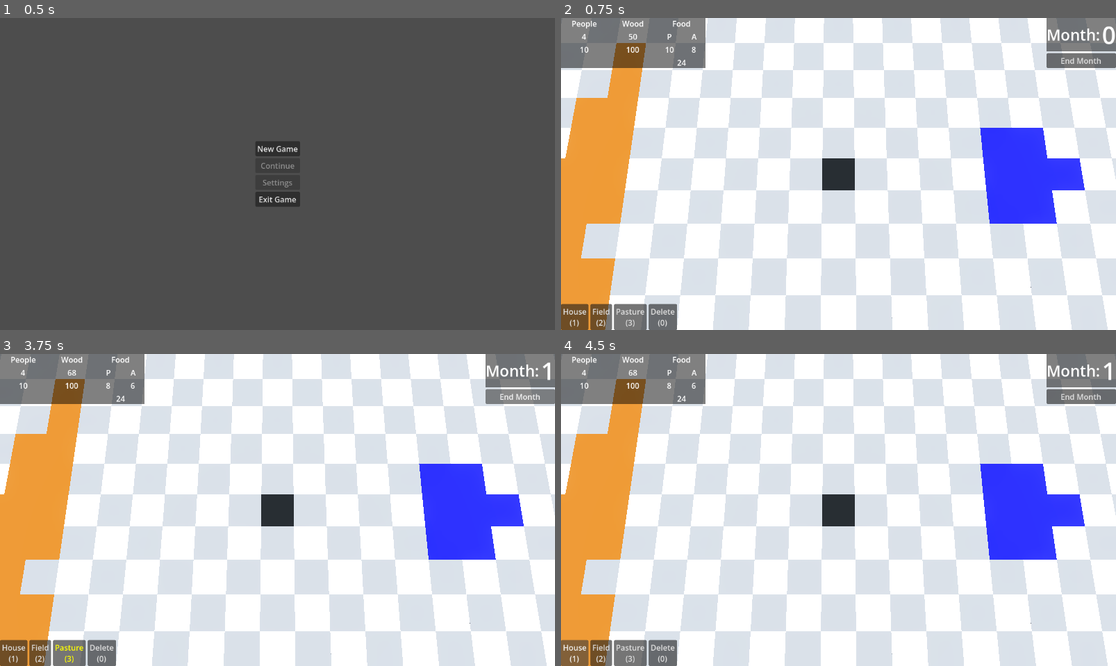
Above: before the commit, frames 1-4 (two rows, left to right).
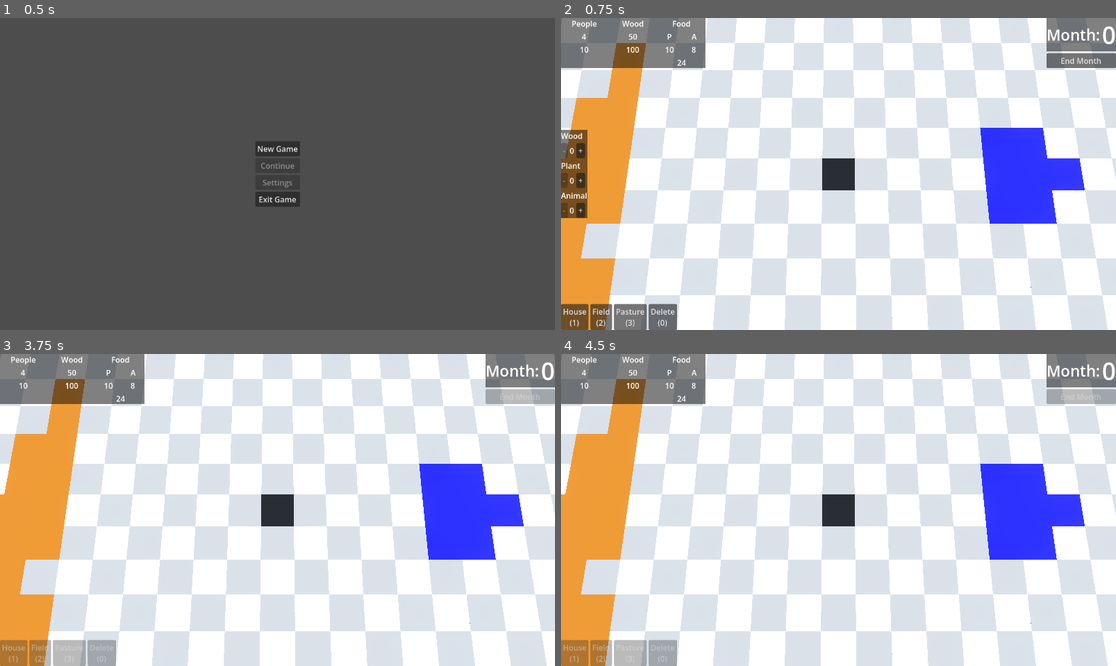
Above: after the commit, the same moments.

Repository: KaschaArtem/Hamlet
Game: Godot game, scene res://scenes/active_scenes/main_menu.tscn
The game is run twice, just before and just after one commit, with the same random seed, the same clock (stepped at 60 frames per second) and the same inputs.
Inputs (mouse positions are in pixels of both pictures, inside the frame that each line leads up to):
- Up to frame 1 (0.5 s): no input
- Up to frame 2 (0.75 s): click "New Game" at 0.5 s
- Up to frame 3 (3.75 s): click "House (1)" at 1.25 s; click "Field (2)" at 2 s; click "Pasture (3)" at 2.75 s; click "End Month" at 3.5 s
- Up to frame 4 (4.5 s): click (572, 653) at 4.25 s, where only the run before the commit has a clickable "House (1)"

Frame 1 is identical in both runs. In frame 2, 1.3% of the frame differs, in the area x 0-5%, y 35-65%; in frame 3, 2.3%, in the area x 0-100%, y 2-100%; in frame 4, 2.3%.

Commit message:
added people control

Diff:
--- a/scenes/active_scenes/game.tscn
+++ b/scenes/active_scenes/game.tscn
@@ -10,9 +10,11 @@
 [ext_resource type="PackedScene" uid="uid://d1p02ukg7kcfy" path="res://scenes/game_scenes/objects/pasture.tscn" id="5_g754w"]
 [ext_resource type="PackedScene" uid="uid://dlure545d2ipp" path="res://scenes/game_scenes/objects/tree.tscn" id="8_inwm1"]
 [ext_resource type="PackedScene" uid="uid://bktngcc427rq0" path="res://scenes/game_scenes/objects/water.tscn" id="9_cq3oe"]
+[ext_resource type="Script" uid="uid://m10xkivh4hxe" path="res://scripts/game/timer.gd" id="11_qektj"]
 [ext_resource type="PackedScene" uid="uid://dx75bnqqvdm21" path="res://scenes/game_scenes/user_interface/buildings_ui.tscn" id="12_7f75v"]
 [ext_resource type="PackedScene" uid="uid://duhr3mswrolme" path="res://scenes/game_scenes/user_interface/time_ui.tscn" id="13_0eppp"]
 [ext_resource type="PackedScene" uid="uid://cedvrgudrsxyh" path="res://scenes/game_scenes/user_interface/resources_ui.tscn" id="13_g6mbv"]
+[ext_resource type="PackedScene" uid="uid://da2k5a37xrgsc" path="res://scenes/game_scenes/user_interface/people_control_ui.tscn" id="14_0eppp"]
 
 [sub_resource type="ProceduralSkyMaterial" id="ProceduralSkyMaterial_ggqa2"]
 sky_horizon_color = Color(0.66224277, 0.6717428, 0.6867428, 1)
@@ -63,13 +65,21 @@
 fov = 60.0
 size = 0.06
 
+[node name="Timer" type="Node3D" parent="." unique_id=1136563278 node_paths=PackedStringArray("game")]
+script = ExtResource("11_qektj")
+game = NodePath("..")
+
 [node name="UserInterface" type="CanvasLayer" parent="." unique_id=902251080]
 script = SubResource("GDScript_7f75v")
 
-[node name="BuildingsUI" parent="UserInterface" unique_id=139825313 instance=ExtResource("12_7f75v")]
+[node name="BuildingsUI" parent="UserInterface" unique_id=139825313 node_paths=PackedStringArray("game") instance=ExtResource("12_7f75v")]
+game = NodePath("../..")
 
 [node name="ResourcesUI" parent="UserInterface" unique_id=988245277 node_paths=PackedStringArray("game") instance=ExtResource("13_g6mbv")]
 game = NodePath("../..")
 
 [node name="TimeUI" parent="UserInterface" unique_id=1607769773 node_paths=PackedStringArray("game") instance=ExtResource("13_0eppp")]
 game = NodePath("../..")
+
+[node name="PeopleControlUI" parent="UserInterface" unique_id=521716 node_paths=PackedStringArray("game") instance=ExtResource("14_0eppp")]
+game = NodePath("../..")
--- /dev/null
+++ b/scenes/game_scenes/user_interface/people_control_ui.tscn
@@ -0,0 +1,101 @@
+[gd_scene format=3 uid="uid://da2k5a37xrgsc"]
+
+[ext_resource type="Script" uid="uid://dsemmthx1ja5w" path="res://scripts/game/user_interface/people_control_ui.gd" id="1_d5b7o"]
+
+[node name="PeopleControlUI" type="Control" unique_id=521716 node_paths=PackedStringArray("less_wood", "current_wood", "more_wood", "less_plant", "current_plant", "more_plant", "less_animal", "current_animal", "more_animal")]
+layout_mode = 3
+anchors_preset = 4
+anchor_top = 0.5
+anchor_bottom = 0.5
+offset_top = -91.0
+offset_right = 55.0
+offset_bottom = 91.0
+grow_vertical = 2
+script = ExtResource("1_d5b7o")
+less_wood = NodePath("VBoxContainer/Wood/LessWood")
+current_wood = NodePath("VBoxContainer/Wood/CurrentWood")
+more_wood = NodePath("VBoxContainer/Wood/MoreWood")
+less_plant = NodePath("VBoxContainer/Plant/LessPlant")
+current_plant = NodePath("VBoxContainer/Plant/CurrentPlant")
+more_plant = NodePath("VBoxContainer/Plant/MorePlant")
+less_animal = NodePath("VBoxContainer/Animal/LessAnimal")
+current_animal = NodePath("VBoxContainer/Animal/CurrentAnimal")
+more_animal = NodePath("VBoxContainer/Animal/MoreAnimal")
+
+[node name="ColorRect" type="ColorRect" parent="." unique_id=840673913]
+layout_mode = 1
+anchors_preset = 15
+anchor_right = 1.0
+anchor_bottom = 1.0
+grow_horizontal = 2
+grow_vertical = 2
+color = Color(0, 0, 0, 0.49803922)
+
+[node name="VBoxContainer" type="VBoxContainer" parent="." unique_id=1528243772]
+layout_mode = 0
+offset_right = 40.0
+offset_bottom = 40.0
+
+[node name="WoodLabel" type="Label" parent="VBoxContainer" unique_id=447531767]
+layout_mode = 2
+text = "Wood"
+
+[node name="Wood" type="HBoxContainer" parent="VBoxContainer" unique_id=704783652]
+layout_mode = 2
+
+[node name="LessWood" type="Button" parent="VBoxContainer/Wood" unique_id=2077236582]
+layout_mode = 2
+text = "-"
+
+[node name="CurrentWood" type="Label" parent="VBoxContainer/Wood" unique_id=1338211324]
+layout_mode = 2
+text = "0"
+
+[node name="MoreWood" type="Button" parent="VBoxContainer/Wood" unique_id=1527486126]
+layout_mode = 2
+text = "+"
+
+[node name="PlantLabel" type="Label" parent="VBoxContainer" unique_id=1785280239]
+layout_mode = 2
+text = "Plant"
+
+[node name="Plant" type="HBoxContainer" parent="VBoxContainer" unique_id=1206797517]
+layout_mode = 2
+
+[node name="LessPlant" type="Button" parent="VBoxContainer/Plant" unique_id=1166616987]
+layout_mode = 2
+text = "-"
+
+[node name="CurrentPlant" type="Label" parent="VBoxContainer/Plant" unique_id=1352551383]
+layout_mode = 2
+text = "0"
+
+[node name="MorePlant" type="Button" parent="VBoxContainer/Plant" unique_id=514363554]
+layout_mode = 2
+text = "+"
+
+[node name="AnimalLabel" type="Label" parent="VBoxContainer" unique_id=1412171774]
+layout_mode = 2
+text = "Animal"
+
+[node name="Animal" type="HBoxContainer" parent="VBoxContainer" unique_id=849371340]
+layout_mode = 2
+
+[node name="LessAnimal" type="Button" parent="VBoxContainer/Animal" unique_id=987098490]
+layout_mode = 2
+text = "-"
+
+[node name="CurrentAnimal" type="Label" parent="VBoxContainer/Animal" unique_id=246902823]
+layout_mode = 2
+text = "0"
+
+[node name="MoreAnimal" type="Button" parent="VBoxContainer/Animal" unique_id=1273428324]
+layout_mode = 2
+text = "+"
+
+[connection signal="pressed" from="VBoxContainer/Wood/LessWood" to="." method="_on_less_wood_pressed"]
+[connection signal="pressed" from="VBoxContainer/Wood/MoreWood" to="." method="_on_more_wood_pressed"]
+[connection signal="pressed" from="VBoxContainer/Plant/LessPlant" to="." method="_on_less_plant_pressed"]
+[connection signal="pressed" from="VBoxContainer/Plant/MorePlant" to="." method="_on_more_plant_pressed"]
+[connection signal="pressed" from="VBoxContainer/Animal/LessAnimal" to="." method="_on_less_animal_pressed"]
+[connection signal="pressed" from="VBoxContainer/Animal/MoreAnimal" to="." method="_on_more_animal_pressed"]
--- a/scripts/autoload/game_manager.gd
+++ b/scripts/autoload/game_manager.gd
@@ -1,14 +1,6 @@
 extends Node
 
 
-var is_build_allowed: bool
+var is_build_allowed: bool = false
 
 var building_action = -999
-
-
-func _ready():
-	get_tree().scene_changed.connect(_on_scene_changed)
-
-
-func _on_scene_changed():
-	building_action = -999
--- a/scripts/game/camera.gd
+++ b/scripts/game/camera.gd
@@ -1,4 +1,5 @@
 extends Node3D
+
 
 @export var ground: Node3D
 @export var camera: Camera3D
@@ -114,7 +115,7 @@
 	var ray_end = ray_origin + ray_dir * 1000
 	var query = PhysicsRayQueryParameters3D.create(ray_origin, ray_end)
 	var result = get_world_3d().direct_space_state.intersect_ray(query)
-	if result and GameManager.building_action != -999:
+	if result and GameManager.building_action != -999 and GameManager.is_build_allowed != false:
 		var tile_body = result.collider
 		var tile = tile_body.get_parent()
 		ground.build_grid_tile(tile, GameManager.building_action)
--- a/scripts/game/game.gd
+++ b/scripts/game/game.gd
@@ -1,9 +1,14 @@
 extends Node3D
 
+
 @export var ground: Node3D
+@onready var time_ui = $UserInterface/TimeUI
+@onready var timer = $Timer
 
 signal resources_changed
-signal turn_ended(month_count)
+signal player_action_started
+signal player_action_ended
+signal turn_ended
 
 @export var main_tile_human_capacity: int = 10
 @export var main_tile_wood_capacity: int = 100
@@ -37,8 +42,12 @@
 var max_wood_resource
 var max_food_resource
 
+var people_on_wood: int = 0
+var people_on_plant: int = 0
+var people_on_animal: int = 0
 
 var month_count = 0
+var start_next_month: bool = false
 
 
 func update_max_values() -> void:
@@ -47,9 +56,12 @@
 	max_food_resource = ground.house_amount * house_food_capacity + main_tile_food_capacity
 
 func _ready() -> void:
+	player_action_started.connect(on_player_action_started)
+	player_action_ended.connect(on_player_action_ended)
 	ground.builded.connect(on_builded)
+	timer.end_month.connect(on_end_month)
 	update_max_values()
-	resources_changed.emit()
+	start_first_month()
 
 
 func is_house_build_allowed() -> bool:
@@ -96,7 +108,6 @@
 	if (total_food - human_resource) >= 0:
 		var plant_food_consumption = int(round(human_resource * float(plant_food_resource) / total_food))
 		var animal_food_consumption = human_resource - plant_food_consumption
-		print(plant_food_consumption, " ", animal_food_consumption)
 		plant_food_resource -= plant_food_consumption
 		animal_food_resource -= animal_food_consumption
 	else:
@@ -142,8 +153,25 @@
 func game_over() -> void:
 	SceneManager.change_scene("res://scenes/active_scenes/game.tscn")
 
-func end_month() -> void:
+func on_player_action_started() -> void:
+	GameManager.is_build_allowed = true
+func on_player_action_ended() -> void:
+	GameManager.is_build_allowed = false
+func get_player_action() -> void:
+	player_action_started.emit()
+	await time_ui.start_new_month
+	player_action_ended.emit()
+
+func start_first_month() -> void:
+	resources_changed.emit()
+
+	await get_player_action()
+
+	turn_ended.emit()
+
+func on_end_month() -> void:
 	var month = month_count % 12 + 1
+
 	if month >= 1 and month <= 3:
 		process_spring()
 	elif month >= 4 and month <= 6:
@@ -152,12 +180,16 @@
 		process_autumn()
 	elif month >= 10 and month <= 12:
 		process_winter()
+
+	clamp_resources()
+	resources_changed.emit()
 	if human_resource <= 0:
 		game_over()
-	clamp_resources()
+
 	month_count += 1
-	resources_changed.emit()
-	turn_ended.emit(month_count)
+	await get_player_action()
+
+	turn_ended.emit()
 
 func _input(_event):
 	if Input.is_action_just_pressed("reload_game_scene"):
--- a/scripts/game/ground.gd
+++ b/scripts/game/ground.gd
@@ -1,4 +1,5 @@
 extends Node3D
+
 
 @export var game: Node3D
 
--- /dev/null
+++ b/scripts/game/timer.gd
@@ -0,0 +1,17 @@
+extends Node3D
+
+
+@export var game: Node3D
+
+signal end_month
+
+@export var month_time: float = 2.0
+
+
+func _ready() -> void:
+	game.turn_ended.connect(start_timer)
+
+
+func start_timer() -> void:
+	await get_tree().create_timer(month_time).timeout
+	end_month.emit()
--- a/scripts/game/user_interface/buildings_ui.gd
+++ b/scripts/game/user_interface/buildings_ui.gd
@@ -1,4 +1,7 @@
 extends Control
+
+
+@export var game: Node3D
 
 @export var house_button: Button
 @export var field_button: Button
@@ -8,11 +11,28 @@
 
 var prev_button: Button
 
+
 func _ready() -> void:
+	game.player_action_started.connect(on_player_action_started)
+	game.player_action_ended.connect(on_player_action_ended)
 	r_to_cancel_label.visible = false
 
 
+func on_player_action_started() -> void:
+	house_button.disabled = false
+	field_button.disabled = false
+	pasture_button.disabled = false
+	delete_button.disabled = false
+func on_player_action_ended() -> void:
+	house_button.disabled = true
+	field_button.disabled = true
+	pasture_button.disabled = true
+	delete_button.disabled = true
+	clear_building_action()
+
 func handle_building(action_index: int, button: Button) -> void:
+	if GameManager.is_build_allowed == false:
+		return
 	GameManager.building_action = action_index
 	r_to_cancel_label.visible = true
 	if prev_button:
@@ -22,7 +42,7 @@
 	else:
 		button.add_theme_color_override("font_color", Color.YELLOW)
 		prev_button = button
-func handle_cancel_building() -> void:
+func clear_building_action() -> void:
 	GameManager.building_action = -999
 	r_to_cancel_label.visible = false
 	if prev_button:
@@ -48,4 +68,4 @@
 	elif Input.is_action_just_pressed("set_build_to_tile"):
 		handle_building(0, delete_button)
 	elif Input.is_action_just_pressed("clear_building_action"):
-		handle_cancel_building()
+		clear_building_action()
--- /dev/null
+++ b/scripts/game/user_interface/people_control_ui.gd
@@ -0,0 +1,141 @@
+extends Control
+
+
+@export var game: Node3D
+
+@export var less_wood: Button
+@export var current_wood: Label
+@export var more_wood: Button
+@export var less_plant: Button
+@export var current_plant: Label
+@export var more_plant: Button
+@export var less_animal: Button
+@export var current_animal: Label
+@export var more_animal: Button
+
+
+func _ready() -> void:
+	game.player_action_started.connect(on_player_action_started)
+	game.player_action_ended.connect(on_player_action_ended)
+	self.visible = false
+
+
+func update_current_wood() -> void:
+	current_wood.text = str(game.people_on_wood)
+func update_current_plant() -> void:
+	current_plant.text = str(game.people_on_plant)
+func update_current_animal() -> void:
+	current_animal.text = str(game.people_on_animal)
+
+func init_update_values() -> void:
+	current_wood.text = str(game.people_on_wood)
+	current_plant.text = str(game.people_on_plant)
+	current_animal.text = str(game.people_on_animal)
+
+func disable_more_assignment() -> void:
+	more_wood.disabled = true
+	more_plant.disabled = true
+	more_animal.disabled = true
+func enable_more_assignment() -> void:
+	more_wood.disabled = false
+	more_plant.disabled = false
+	more_animal.disabled = false
+
+func disable_all_assignment() -> void:
+	less_wood.disabled = true
+	less_plant.disabled = true
+	less_animal.disabled = true
+	more_wood.disabled = true
+	more_plant.disabled = true
+	more_animal.disabled = true
+
+func check_less_wood_button() -> void:
+	if game.people_on_wood == 0:
+		less_wood.disabled = true
+	else:
+		less_wood.disabled = false
+func check_less_plant_button() -> void:
+	if game.people_on_plant == 0:
+		less_plant.disabled = true
+	else:
+		less_plant.disabled = false
+func check_less_animal_button() -> void:
+	if game.people_on_animal == 0:
+		less_animal.disabled = true
+	else:
+		less_animal.disabled = false
+func check_more_buttons() -> void:
+	if (game.people_on_wood + game.people_on_plant + game.people_on_animal) == game.human_resource:
+		disable_more_assignment()
+	else:
+		enable_more_assignment()
+
+func on_player_action_started() -> void:
+	var people_on_wood = game.people_on_wood
+	var people_on_plant = game.people_on_plant
+	var people_on_animal = game.people_on_animal
+	var total_working = people_on_wood + people_on_plant + people_on_animal
+	var overload = total_working - game.human_resource
+
+	if overload > 0:
+		for i in range(overload):
+			continue
+
+	game.people_on_wood = people_on_wood
+	game.people_on_plant = people_on_plant
+	game.people_on_animal = people_on_animal
+	init_update_values()
+
+	check_less_wood_button()
+	check_less_plant_button()
+	check_less_animal_button()
+	check_more_buttons()
+
+	self.visible = true
+
+
+func on_player_action_ended() -> void:
+	disable_all_assignment()
+	self.visible = false
+
+
+func _on_less_wood_pressed() -> void:
+	game.people_on_wood -= 1
+	update_current_wood()
+	check_less_wood_button()
+	check_more_buttons()
+
+
+func _on_more_wood_pressed() -> void:
+	game.people_on_wood += 1
+	update_current_wood()
+	check_less_wood_button()
+	check_more_buttons()
+
+
+func _on_less_plant_pressed() -> void:
+	game.people_on_plant -= 1
+	update_current_plant()
+	check_less_plant_button()
+	check_more_buttons()
+
+
+func _on_more_plant_pressed() -> void:
+	game.people_on_plant += 1
+	update_current_plant()
+	check_less_plant_button()
+	check_more_buttons()
+
+
+func _on_less_animal_pressed() -> void:
+	game.people_on_animal -= 1
+	update_current_animal()
+	check_less_animal_button()
+	check_more_buttons()
+
+
+func _on_more_animal_pressed() -> void:
+	game.people_on_animal += 1
+	update_current_animal()
+	check_less_animal_button()
+	check_more_buttons()
--- a/scripts/game/user_interface/resources_ui.gd
+++ b/scripts/game/user_interface/resources_ui.gd
@@ -1,4 +1,5 @@
 extends Control
+
 
 @export var game: Node3D
 
--- a/scripts/game/user_interface/time_ui.gd
+++ b/scripts/game/user_interface/time_ui.gd
@@ -1,23 +1,31 @@
 extends Control
 
+
 @export var game: Node3D
+
+signal start_new_month
 
 @export var month_count: Label
 @export var end_month_button: Button
 
 
 func _ready() -> void:
-	game.turn_ended.connect(update_date)
+	game.player_action_started.connect(on_player_action_started)
+	game.player_action_ended.connect(on_player_action_ended)
 
-
-func update_date(count) -> void:
-	month_count.text = str(count)
+func on_player_action_started() -> void:
+	end_month_button.disabled = false
+	month_count.text = str(game.month_count)
+func on_player_action_ended() -> void:
+	end_month_button.disabled = true
 
 
 func _on_end_month_button_pressed() -> void:
-	game.end_month()
+	start_new_month.emit()
+	end_month_button.disabled = true
 
 
 func _input(_event):
 	if Input.is_action_just_pressed("end_month"):
-		game.end_month()
+		start_new_month.emit()
+		end_month_button.disabled = true
--- a/scripts/menu/main_menu.gd
+++ b/scripts/menu/main_menu.gd
@@ -1,4 +1,5 @@
 extends Node
+
 
 @export var new_game_button: Button
 @export var continue_button: Button
Not shown, added: scripts/game/timer.gd.uid
Not shown, added: scripts/game/user_interface/people_control_ui.gd.uid
